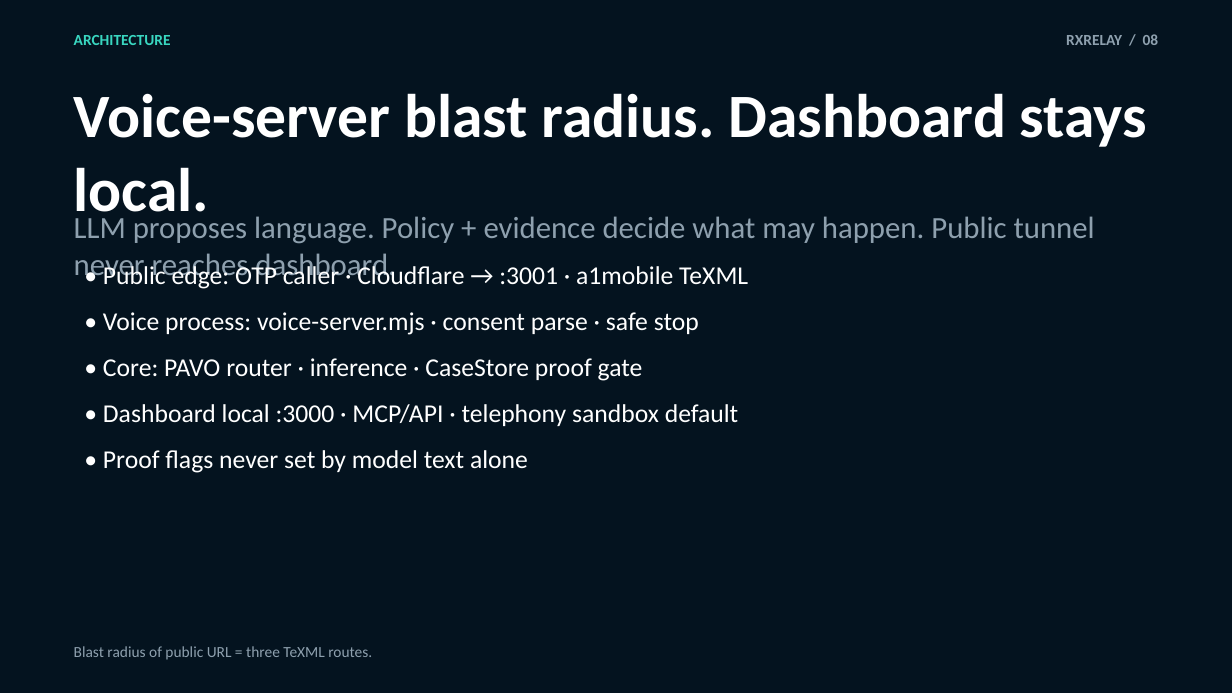
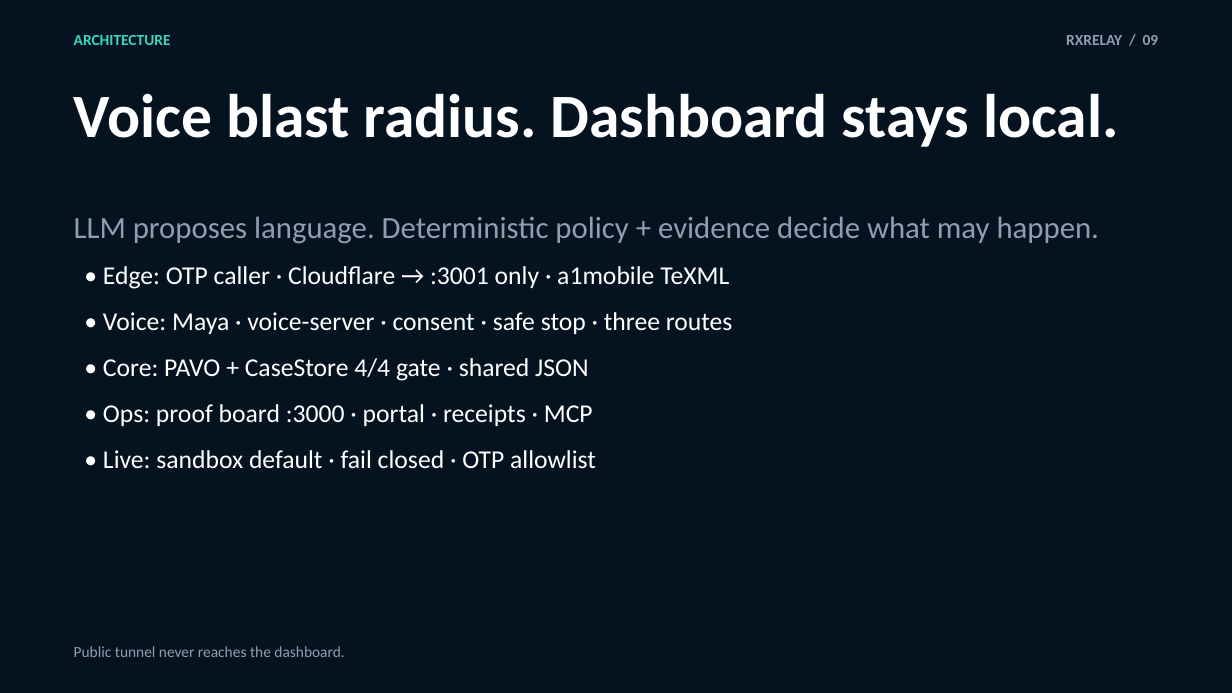
Before and after one commit to vnmoorthy/rxrelay, a slide deck: slide 9 of deck/output/RxRelay_Hackathon_Pitch.pptx (slide 8 before the commit). Drawn at 1232x693 pixels with LibreOffice and Linux fonts; fonts in the diff are those of the drawing. Boxes give left, top, right and bottom in pixels: in the first picture for what was removed or moved away, otherwise in the second. Text is boxed around its words. In the diff, an @@ line names an element or a change of style, - is before the commit and + after.

```diff
--- a/deck/output/RxRelay_Hackathon_Pitch.pptx
+++ b/deck/output/RxRelay_Hackathon_Pitch.pptx
@@ text at (x1=1066, y1=35, x2=1159, y2=45): text changed @@
-RXRELAY / 08
+RXRELAY / 09
@@ text at (x1=74, y1=93, x2=1119, y2=147): text changed @@
-Voice-server blast radius. Dashboard stays local.
+Voice blast radius. Dashboard stays local.
@@ text at (x1=74, y1=216, x2=1099, y2=243): text changed @@
-LLM proposes language. Policy + evidence decide what may happen. Public tunnel never reaches dashboard.
+LLM proposes language. Deterministic policy + evidence decide what may happen.
@@ text at (x1=103, y1=266, x2=729, y2=289): text changed @@
-• Public edge: OTP caller · Cloudflare → :3001 · a1mobile TeXML
+• Edge: OTP caller · Cloudflare → :3001 only · a1mobile TeXML
@@ text at (x1=103, y1=312, x2=733, y2=334): text changed @@
-• Voice process: voice-server.mjs · consent parse · safe stop
+• Voice: Maya · voice-server · consent · safe stop · three routes
@@ text at (x1=103, y1=358, x2=588, y2=381): text changed @@
-• Core: PAVO router · inference · CaseStore proof gate
+• Core: PAVO + CaseStore 4/4 gate · shared JSON
@@ text at (x1=103, y1=404, x2=593, y2=426): text changed @@
-• Dashboard local :3000 · MCP/API · telephony sandbox default
+• Ops: proof board :3000 · portal · receipts · MCP
@@ text at (x1=103, y1=450, x2=596, y2=469): text changed @@
-• Proof flags never set by model text alone
+• Live: sandbox default · fail closed · OTP allowlist
@@ text at (x1=74, y1=646, x2=344, y2=657): text changed @@
-Blast radius of public URL = three TeXML routes.
+Public tunnel never reaches the dashboard.
```
Also in this commit, not shown: 11 other slides changed, 1 slide added, 1 slide removed, 7 other files.
